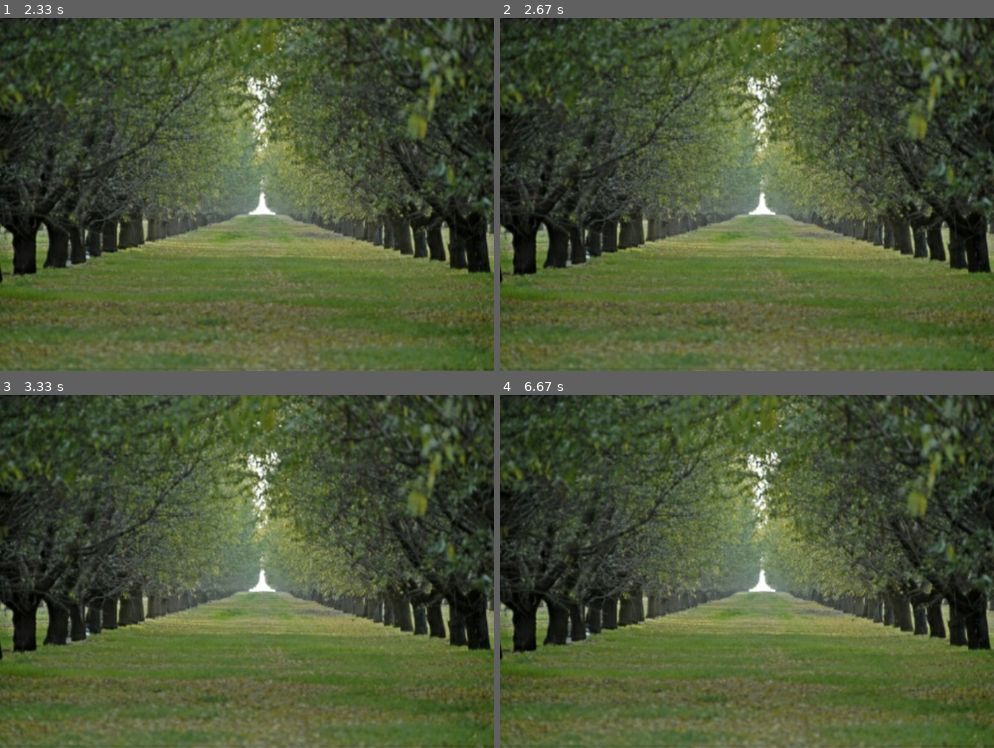
Above: before the commit, frames 1-4 (two rows, left to right).
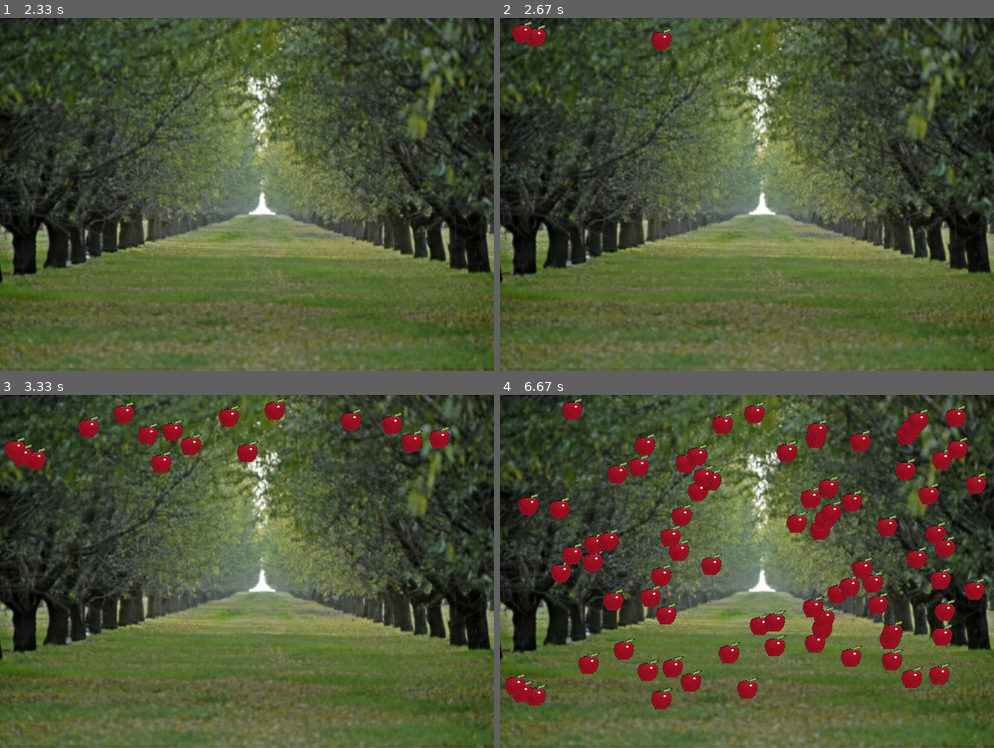
Above: after the commit, the same moments.

Repository: Carine-SHS-Digital-Tech/dodge-pygame-TOGCJ
Game: pygame game, started from main.py
The game is run twice, just before and just after one commit, with the same random seed, the same clock (stepped at 60 frames per second) and the same inputs.
Inputs:
- Up to frame 1 (2.33 s): no input
- Up to frame 2 (2.67 s): no input
- Up to frame 3 (3.33 s): no input
- Up to frame 4 (6.67 s): no input

Frame 1 is identical in both runs. In frame 2, 0.5% of the frame differs, in the area x 2-35%, y 1-9%; in frame 3, 2.8%; in frame 4, 14%, in the area x 1-99%, y 1-89%.

Commit message:
Steps 2-4 done

Diff:
--- a/main.py
+++ b/main.py
@@ -2,8 +2,24 @@
 
 import pygame                             # Imports pygame and other libraries
 import random
-# Define Classes (sprites) here
+class FallingObject(pygame.sprite.Sprite):
+    def __init__(self):
+        pygame.sprite.Sprite.__init__(self)
+        self.timecreated= pygame.time.get_ticks()
+        self.image= pygame.Surface([30,30])
+        self.image.set_colorkey(black)
 
+        self.rect= self.image.get_rect()
+        self.rect.x= random.randint(0,670)
+        self.rect.y= 0
+
+    def setImage(self,graphicSelected):
+        fallingObjectsImage= pygame.image.load(graphicSelected)
+        self.image.blit(fallingObjectsImage,(0,0))
+
+    def moveFallingObjects(self,distance):
+        if self.rect.y <= 470:
+            self.rect.y= self.rect.y + distance
 pygame.init()                               # Pygame is initialised (starts running)
 
 screen = pygame.display.set_mode([700,500]) # Set the width and height of the screen [width,height]
@@ -15,7 +31,9 @@
 white    = ( 255, 255, 255)                 # used throughout the game instead of using rgb values.
 
 # Define additional Functions and Procedures here
+allFallingObjects= pygame.sprite.Group()
 
+nextApple= pygame.time.get_ticks() + 2500
 # -------- Main Program Loop -----------
 while done == False:
 
@@ -24,7 +42,17 @@
             done = True                     # Flag that we are done so we exit this loop
 
     # Update sprites here
+    if pygame.time.get_ticks() > nextApple:
+        nextObject= FallingObject()
+        nextObject.setImage('Apple.png')
+        allFallingObjects.add(nextObject)
+        nextApple= pygame.time.get_ticks() + 15
+
+    for eachObject in (allFallingObjects.sprites()):
+        eachObject.moveFallingObjects(5)
+
     screen.blit(background_image, [0,0])
+    allFallingObjects.draw(screen)
     pygame.display.flip()                   # Go ahead and update the screen with what we've drawn.
     clock.tick(20)                          # Limit to 20 frames per second
 
